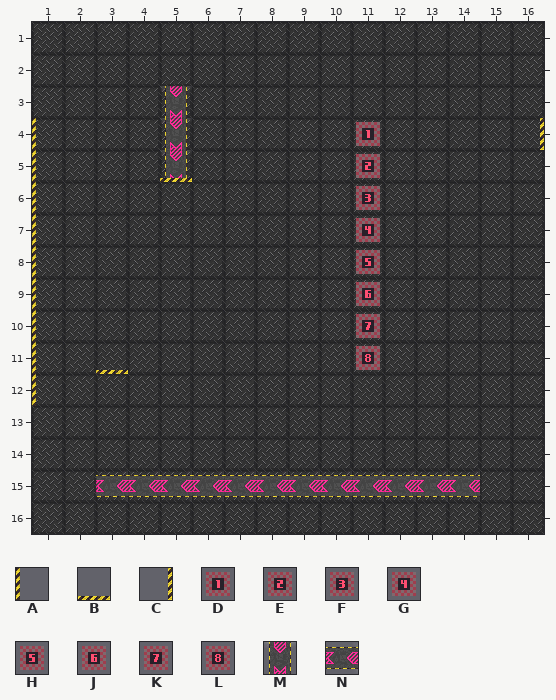
Two states of a Tiled map, assets/maps/testMap.tmx. Above, as it was before the edit.
Cells are 32x32 px. Shown: x 1..16, y 1..16.
Key: from "roborallyTextures": A 1, B 2, C 3, D 5, E 6, F 12, G 13, H 19, J 20, K 26, L 27, M 28, N 49.
_ is an empty cell.
Layers that did not change in this view are not listed.
Layer "belts" before, first column x 1:
 1 ________________
 2 ________________
 3 ____M___________
 4 ____M___________
 5 ____M___________
 6 ________________
 7 ________________
 8 ________________
 9 ________________
10 ________________
11 ________________
12 ________________
13 ________________
14 ________________
15 __NNNNNNNNNNNN__
16 ________________
Layer "walls" before, first column x 1:
 1 ________________
 2 ________________
 3 ________________
 4 A______________C
 5 A___B___________
 6 A_______________
 7 A_______________
 8 A_______________
 9 A_______________
10 A_______________
11 A_B_____________
12 A_______________
13 ________________
14 ________________
15 ________________
16 ________________
Layer "start" before, first column x 1:
 1 ________________
 2 ________________
 3 ________________
 4 __________D_____
 5 __________E_____
 6 __________F_____
 7 __________G_____
 8 __________H_____
 9 __________J_____
10 __________K_____
11 __________L_____
12 ________________
13 ________________
14 ________________
15 ________________
16 ________________
New version:
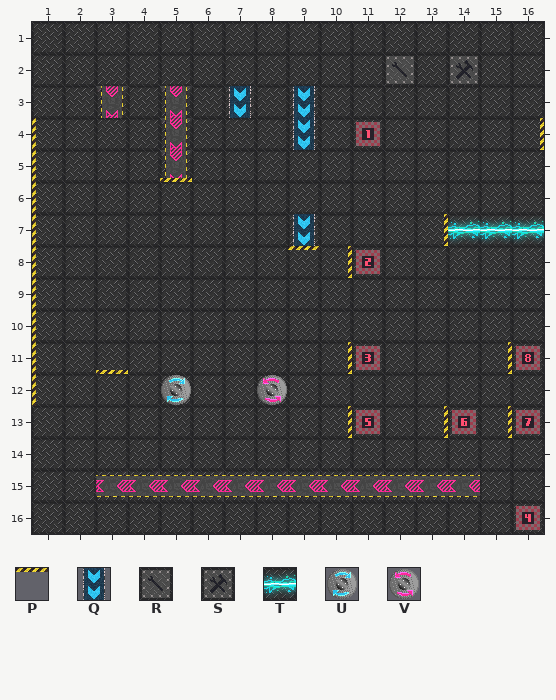
Further tiles: from "roborallyTextures": P 4, Q 31, R 34, S 41, T 55, U 56, V 57.
See-through tiles are keyed as they look on the map.
The edit:
Changed rows in their new state; . is an unchanged cell.
Layer "belts":
first column x 3:
 2 .........R.S
 3 M...Q.Q.....
 4 ......Q.....
 7 ......Q.....
first column x 5:
12 U..V
Layer "lasers":
first column x 14:
 7 TTT
Layer "walls":
first column x 9:
 7 ....C..
 8 PC.....
11 .C....C
13 .C..C.C
Layer "start":
first column x 11:
 5 _.....
 6 _.....
 7 _.....
 8 E.....
 9 _.....
10 _.....
11 F....L
13 H..J.K
16 .....G
